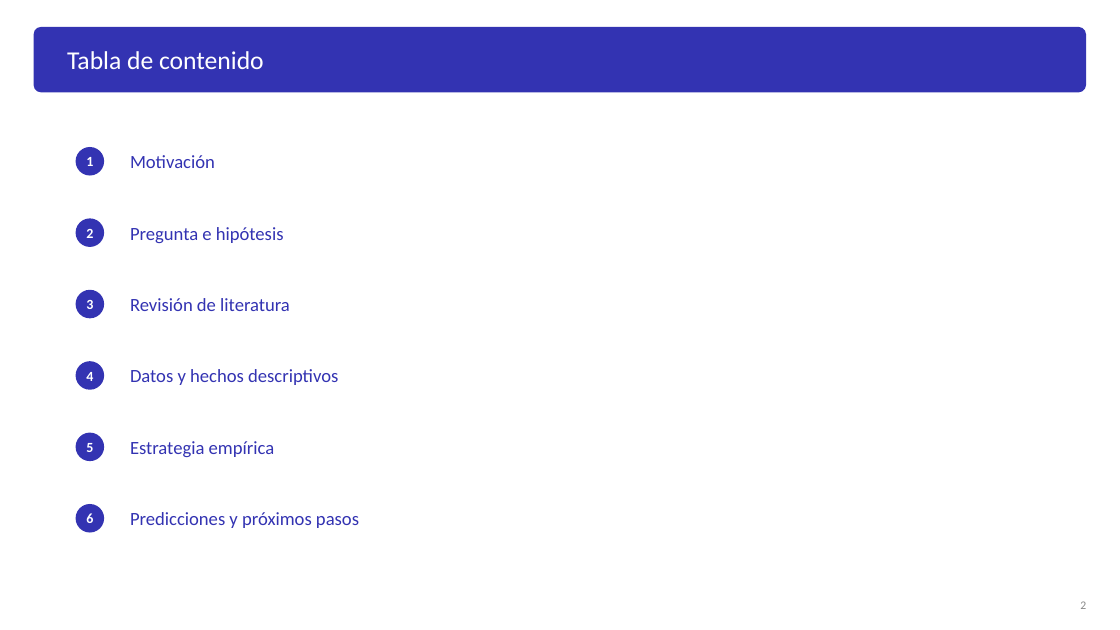
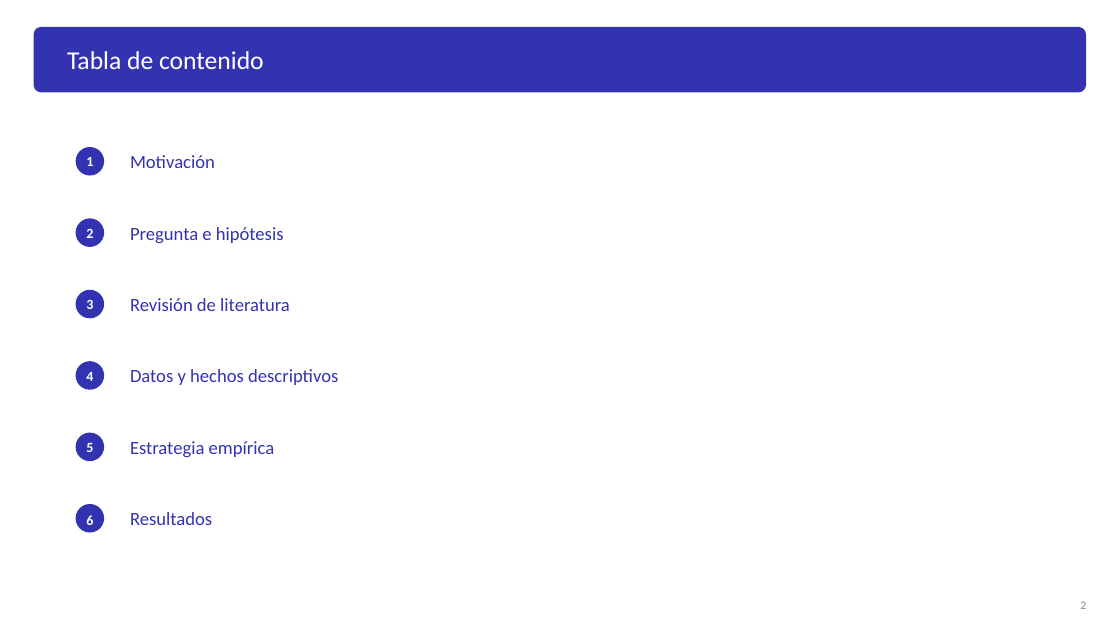
Before and after one commit to Laurarivera34/TESIS_MECA, a slide deck: slide 3 of docs/slides/profesores/Presentacion_LauraRivera_publico_general (1).pptx. Drawn at 1120x630 pixels with LibreOffice and Linux fonts; fonts in the diff are those of the drawing. Boxes give left, top, right and bottom in pixels: in the first picture for what was removed or moved away, otherwise in the second. Text is boxed around its words. In the diff, an @@ line names an element or a change of style, - is before the commit and + after.

```diff
--- a/docs/slides/profesores/Presentacion_LauraRivera_publico_general (1).pptx
+++ b/docs/slides/profesores/Presentacion_LauraRivera_publico_general (1).pptx
@@ text at <box>130,512,212,525</box>: text changed @@
-Predicciones y próximos pasos
+Resultados
```
Also in this commit, not shown: 13 other slides changed, 1 slide added, 5 slides removed, 4 other files.
